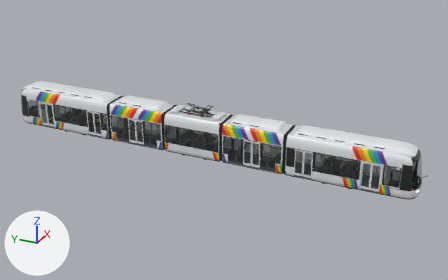
The glTF model assets/models/rolling_stock/angers_x05/lod0.glb as it was, and as the next commit left it.
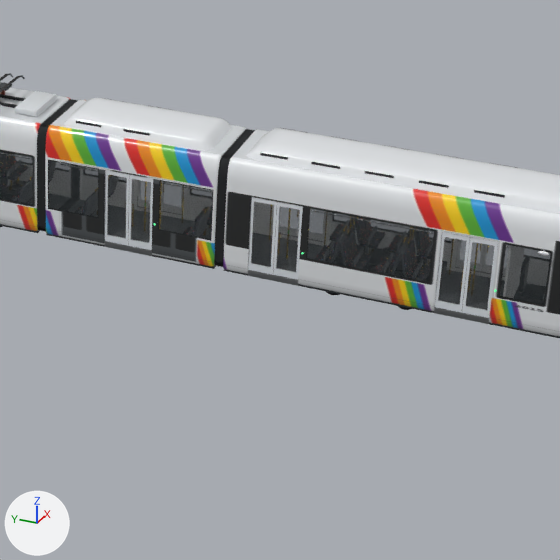
The first picture shows the older version from a 50 mm camera at (-38.6, -19.5, 20.8) aimed at (0.5, -1.9, 1.3). The close-ups show the older and then the newer version on the part from 46% to 90% of the width and 28% to 99% of the height of that picture. Only the edits that show in the close-ups are written down. Every picture has the same lights, and +X, +Y and +Z are marked at lower left. Where no turn or scale is listed for an object, it has been applied to the vertices. Vertices at exactly the same position are counted once.

In view in the first close-up: 'bellows_02', 'bellows_03', 'door_3_L_a', 'door_3_L_b', 'door_4_L_a', 'door_4_L_b', 'door_5_L_a', 'door_5_L_b', 'module_02', 'module_03', 'module_04' and 2 more.
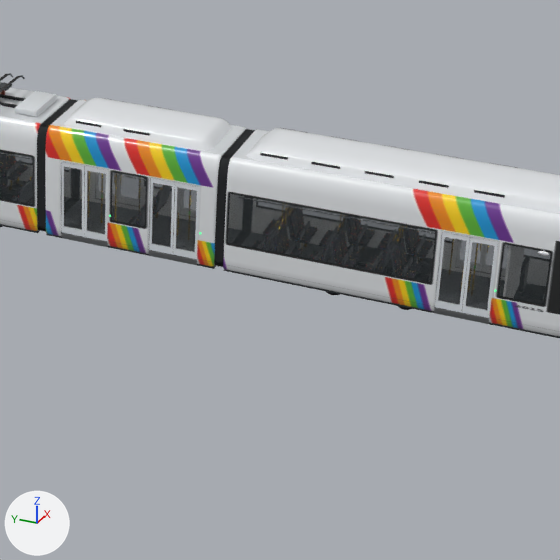
The edits, one by one:
me_module_03 is used by ob_module_03; location (0.0, -4.82, 0.0).
me_module_03 had 3181 vertices, 4936 faces and spanned x -1.2..1.2, y -2.32..2.32, z 0.25..3.59.
me_module_03 now has 2787 vertices, 4168 faces and spans x -1.2..1.2, y -2.32..2.32, z 0.25..3.59.
me_module_03 part 1: the loose piece of 8 vertices spanning x -1.19..-1.18, y 0.81..2.23, z 1.05..2.45 is scaled about its middle by (1, 0.671, 1), then moved by (0.0, -1.52, 0.0).
me_module_03 part 2: 38 loose pieces with 624 vertices, spanning x -1.19..1.19, y -2.23..2.23, z 0.32..2.45, are deleted.
me_module_03 part 3: 336 vertices moved from x -1.2..1.2, y -2.23..2.23, z 0.93..2.75 to x -1.2..1.2, y -1.87..1.87, z 0.93..2.75; 140 vertices removed from x -1.19..1.19, y -2.23..2.23, z 0.25..1.05; 244 vertices added at x -1.19..1.19, y -1.87..1.87, z 0.25..2.45.
Other edits to the shape of me_module_03 do not show in these pictures.
me_module_04 is used by ob_module_04; location (0.0, -11.88, 0.0).
me_module_04 had 9954 vertices, 17311 faces and spanned x -1.2..1.2, y -4.62..4.5, z 0.25..3.59.
me_module_04 now has 10672 vertices, 18751 faces and spans x -1.2..1.2, y -4.62..4.5, z 0.25..3.59.
me_module_04 part 4: the loose piece of 8 vertices spanning x -1.19..-1.18, y -0.66..2.39, z 1.05..2.45 is scaled about its middle by (1, 1.68, 1), then moved by (0.0, 1.0, 0.0).
me_module_04 part 5: 132 vertices moved from x -1.2..1.2, y -0.66..3.85, z 0.42..2.75 to x -1.2..1.2, y -0.69..4.42, z 0.42..2.75; 834 vertices removed from x -1.2..1.2, y -0.27..3.85, z 0.25..2.75; 2058 vertices added at x -1.19..1.19, y -0.69..4.42, z 0.32..2.45.
me_module_04 part 6: 219 kept faces spanning x -1.2..1.2, y -3.34..4.43, z 0.42..2.75 get new texture (UV) coordinates.
Other edits to the shape of me_module_04 do not show in these pictures.
Object 'door_3_L_a' (ob_door_3_l_a) moves from (-1.17, -4.5, 1.44) to (-1.17, -3.28, 1.44).
Object 'door_3_L_b' (ob_door_3_l_b) moves from (-1.17, -5.15, 1.44) to (-1.17, -3.93, 1.44).
Object 'door_4_L_a' (ob_door_4_l_a) moves from (-1.17, -8.36, 1.44) to (-1.17, -5.72, 1.44).
Object 'door_4_L_b' (ob_door_4_l_b) moves from (-1.17, -9.01, 1.44) to (-1.17, -6.37, 1.44).

Pixel boxes [x1, y1, x2, y2] of what changed, in the close-ups (560 x 560 px; the box of a moved part takes in the faces that stretch with it):
'door_4_L_a', moved
    before: [248, 197, 277, 275]
    after: [149, 178, 175, 255]
'door_4_L_b', moved
    before: [273, 202, 303, 280]
    after: [173, 183, 200, 259]
'door_3_L_a', moved
    before: [105, 170, 129, 246]
    after: [61, 162, 85, 237]
'door_3_L_b', moved
    before: [128, 174, 153, 250]
    after: [84, 166, 108, 241]
part 1 of me_module_03, moved or reshaped
    before: [49, 160, 98, 218]
    after: [112, 172, 146, 227]
part 2 of me_module_03, deleted
    before: [48, 160, 214, 241]
part 3 of me_module_03, moved or reshaped
    both: [47, 149, 215, 268]
part 4 of me_module_04, moved or reshaped
    before: [307, 209, 434, 282]
    after: [228, 194, 435, 282]
part 5 of me_module_04, built on
    before: [226, 181, 443, 313]
    after: [226, 182, 443, 308]
part 6 of me_module_04, surface changed
    before: [228, 193, 509, 281]
    after: [227, 202, 509, 281]
